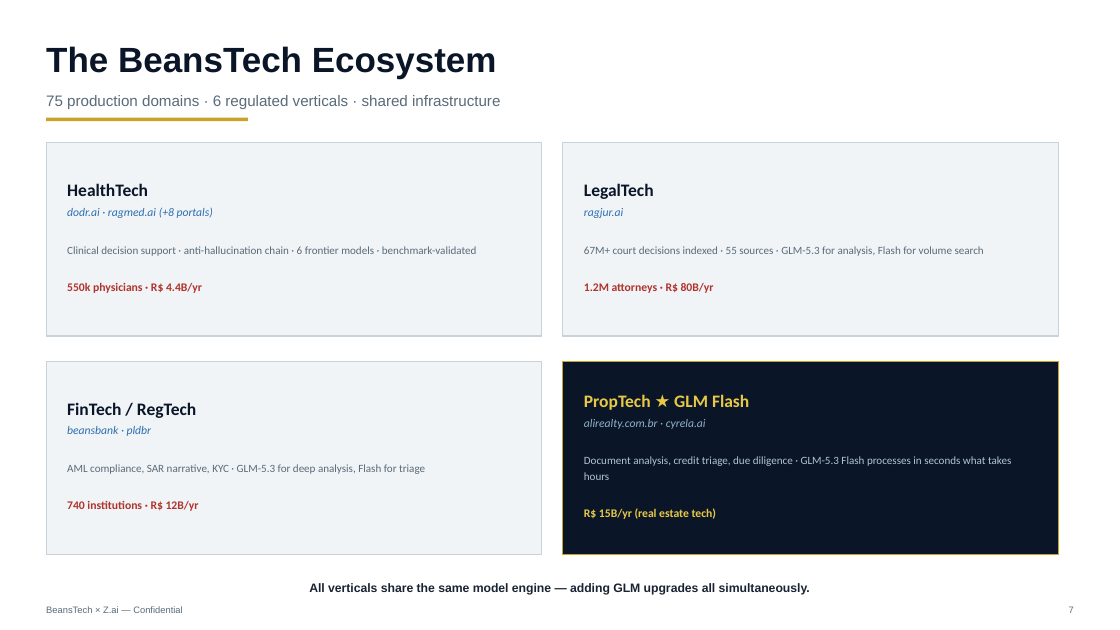
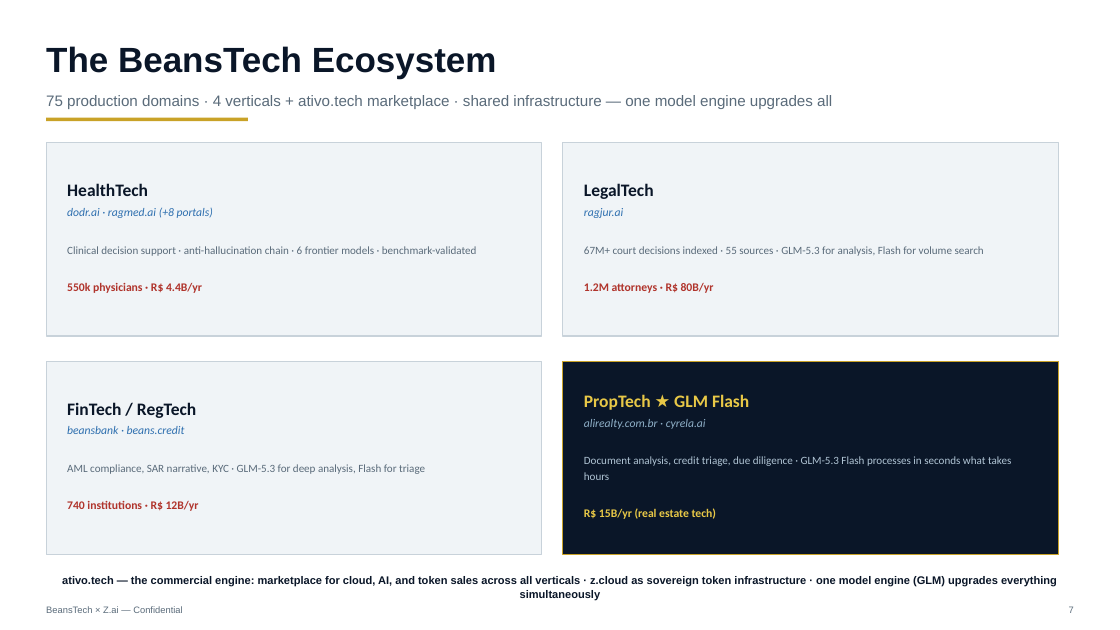
Before and after one commit to beanstechhub/healthtech-infra, a slide deck: slide 7 of apresentacoes/ZCloud-Zai-Parceria-EN.pptx. Drawn at 1120x630 pixels with LibreOffice and Linux fonts; fonts in the diff are those of the drawing. Boxes give left, top, right and bottom in pixels: in the first picture for what was removed or moved away, otherwise in the second. Text is boxed around its words. In the diff, an @@ line names an element or a change of style, - is before the commit and + after.

Commit message:
Deck: pldbr/brasileiro.tech fora; ativo.tech como commercial engine no banner do ecosystem

```diff
--- a/apresentacoes/ZCloud-Zai-Parceria-EN.pptx
+++ b/apresentacoes/ZCloud-Zai-Parceria-EN.pptx
@@ text at bbox=[46, 95, 832, 109]: text changed @@
-75 production domains · 6 regulated verticals · shared infrastructure
+75 production domains · 4 verticals + ativo.tech marketplace · shared infrastructure — one model engine upgrades all
@@ text at bbox=[67, 426, 185, 434]: text changed @@
-beansbank · pldbr
+beansbank · beans.credit
@@ text at bbox=[62, 576, 1057, 600]: text changed; size 10.5 to 9.5 pt; text colour #1A2332 to #0A1628 @@
-All verticals share the same model engine — adding GLM upgrades all simultaneously.
+ativo.tech — the commercial engine: marketplace for cloud, AI, and token sales across all verticals · z.cloud as sovereign token infrastructure · one model engine (GLM) upgrades everything simultaneously
```
Also in this commit, not shown: 1 other slide changed, 1 other file.
